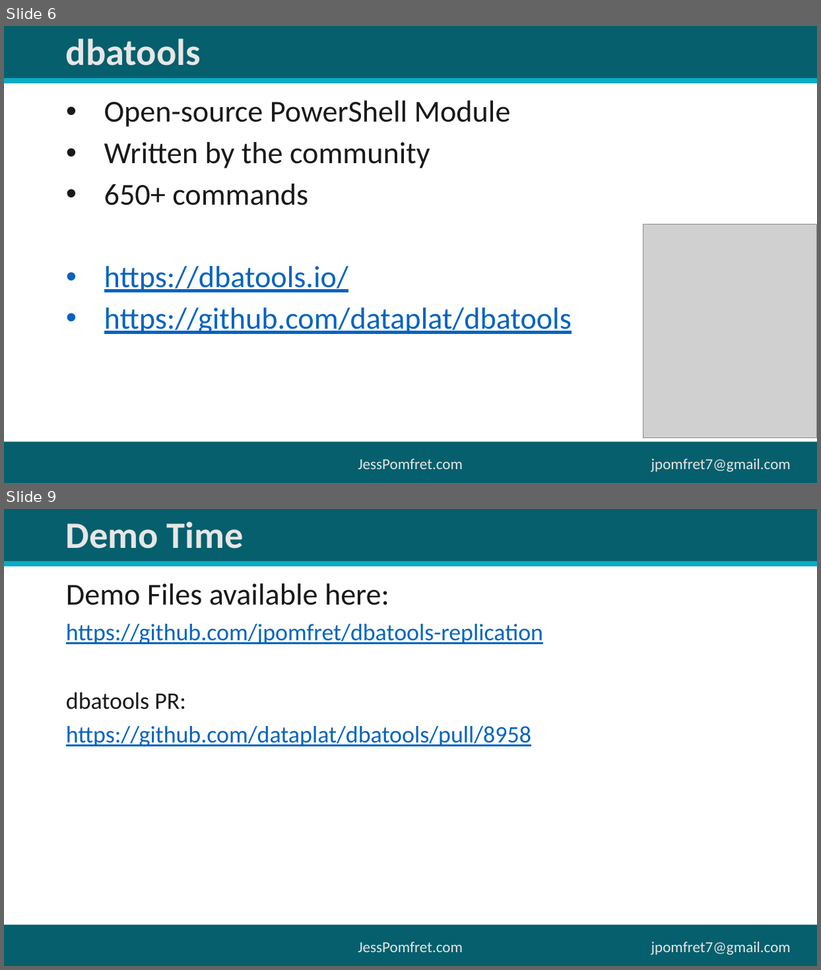
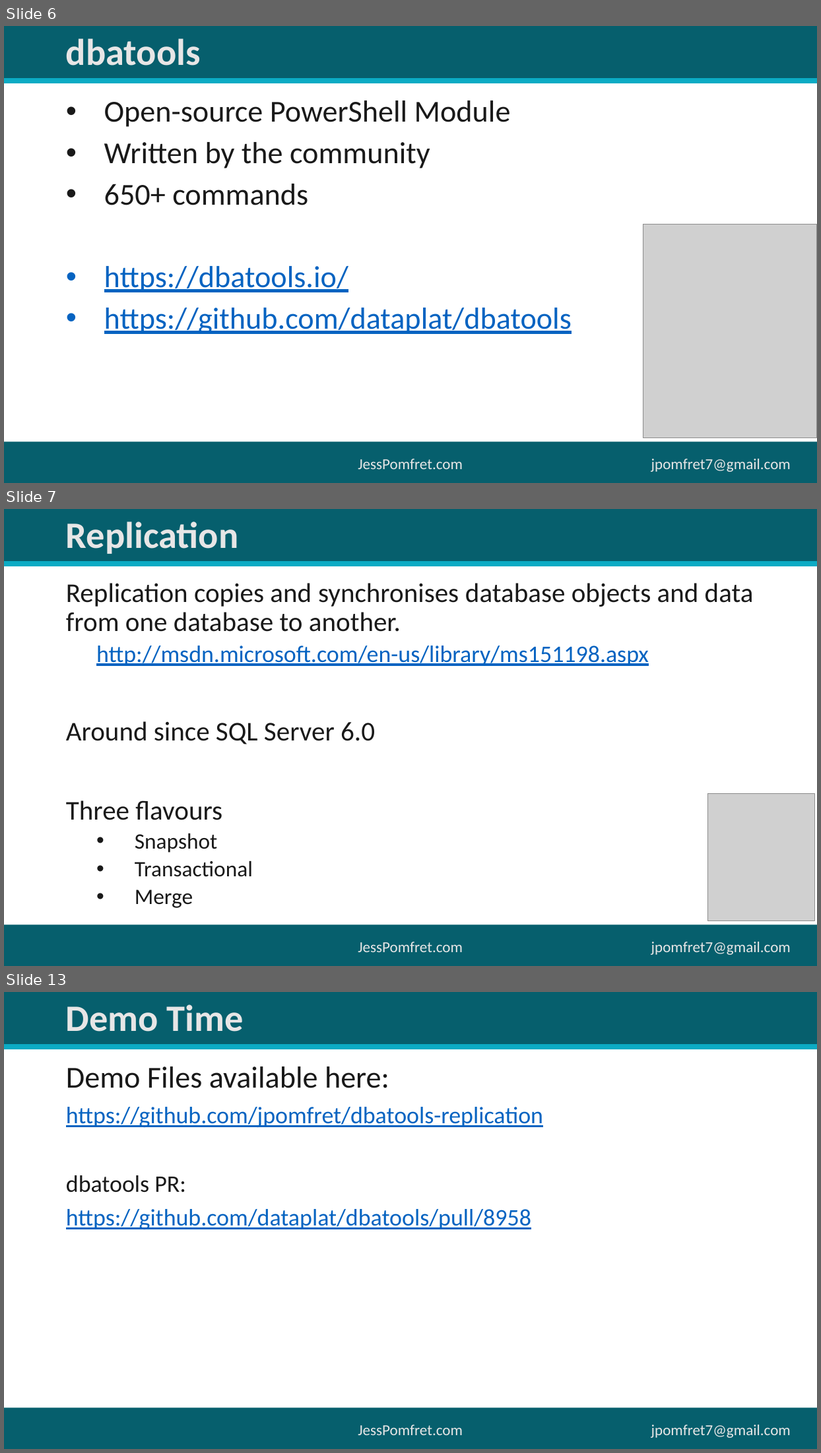
Before and after one commit to jpomfret/dbatools-replication, a slide deck: dbatoolsReplication.pptx. Shown one above the other, each under a label of ours: slides 6 and 9 before the commit, slides 6, 7 and 13 after it; the slides between them are not shown. The pictures are 821x970 and 821x1453 pixels, drawn with LibreOffice and Linux fonts; fonts in the diff are those of the drawing; grey boxes stand for pictures. Boxes give left, top, right and bottom in pixels: in the first picture for what was removed or moved away, otherwise in the second. Text is boxed around its words. In the diff, an @@ line names an element or a change of style, - is before the commit and + after.

```diff
--- a/dbatoolsReplication.pptx
+++ b/dbatoolsReplication.pptx
@@ slide 7 added at bbox=[4, 509, 817, 966], background #FFFFFF; not listed: 5 template elements that a slide beside it also shows @@
@@ title added at bbox=[66, 522, 239, 554], 44 pt, text #E7E6E6, bold @@
+Replication
@@ text added at bbox=[66, 583, 754, 908], 32 pt, text #191919 @@
+Replication copies and synchronises database objects and data from one database to another.
+  http://msdn.microsoft.com/en-us/library/ms151198.aspx
+Around since SQL Server 6.0
+Three flavours
+  • Snapshot
+  • Transactional
+  • Merge
@@ picture added at bbox=[708, 794, 815, 921] @@
@@ what was slide 9 is now slide 13 @@
```
Also in this commit, not shown: 3 slides changed, 4 other slides added, 1 slide removed, 3 other files.
